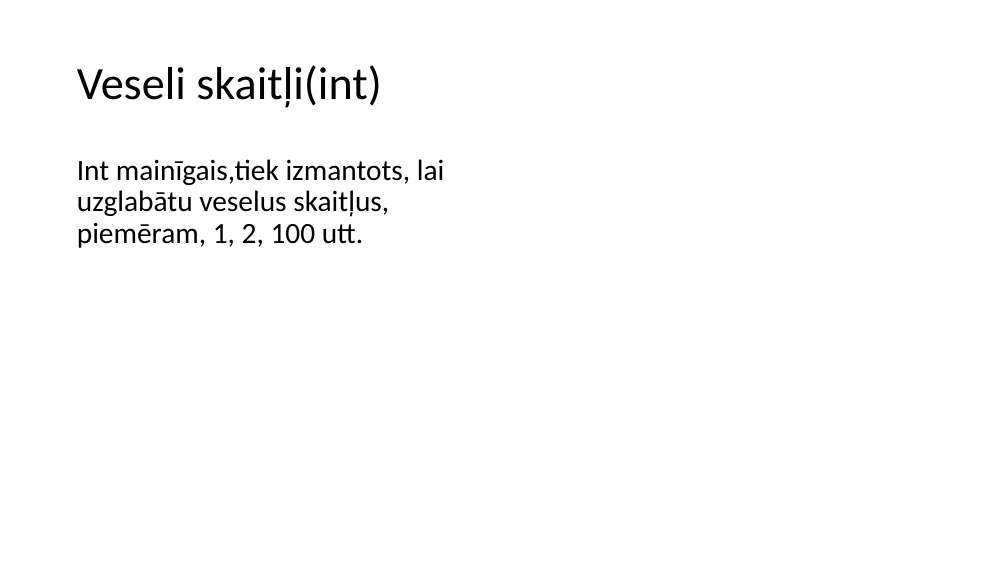
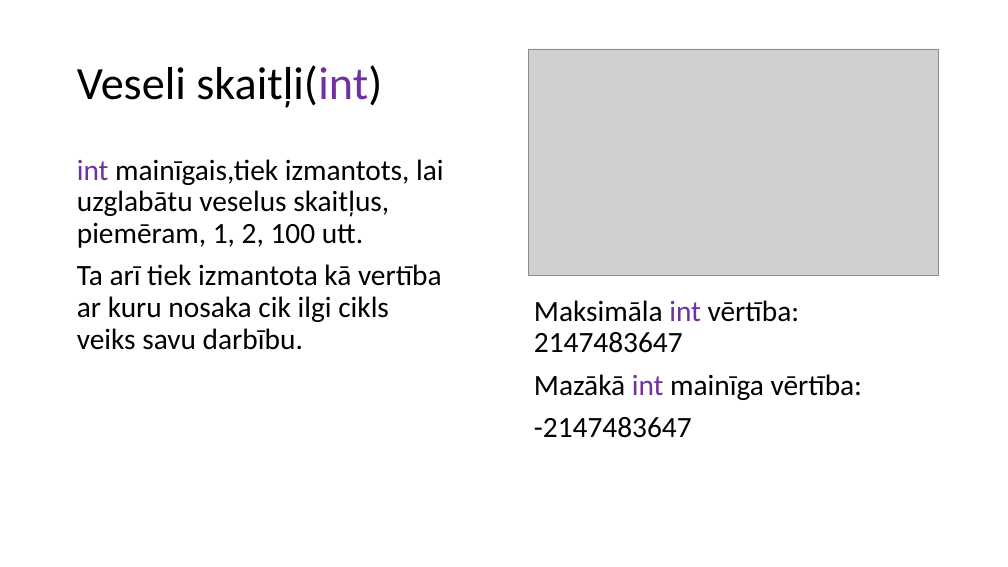
Before and after one commit to TBumerts/Eksamena_Darbs, a slide deck: slide 2 of Bumerts_InformativaisMaterials.pptx. Drawn at 1008x567 pixels with LibreOffice and Linux fonts; fonts in the diff are those of the drawing; grey boxes stand for pictures. Boxes give left, top, right and bottom in pixels: in the first picture for what was removed or moved away, otherwise in the second. Text is boxed around its words. In the diff, an @@ line names an element or a change of style, - is before the commit and + after.

```diff
--- a/Bumerts_InformativaisMaterials.pptx
+++ b/Bumerts_InformativaisMaterials.pptx
@@ title "Veseli skaitļi(int)" at box(77, 65, 382, 108): text colour #000000 to #7030A0 in "skaitļi(int)" @@
@@ picture added at box(529, 49, 939, 275) @@
@@ text at box(77, 159, 444, 350): text changed @@
-Int mainīgais,tiek izmantots, lai uzglabātu veselus skaitļus, piemēram, 1, 2, 100 utt.
+int mainīgais,tiek izmantots, lai uzglabātu veselus skaitļus, piemēram, 1, 2, 100 utt.
+Ta arī tiek izmantota kā vertība ar kuru nosaka cik ilgi cikls veiks savu darbību.
@@ text added at box(534, 300, 863, 438), 28 pt, text #000000 @@
+Maksimāla int vērtība: 2147483647
+Mazākā int mainīga vērtība:
+-2147483647
```
Also in this commit, not shown: 3 other slides changed.
